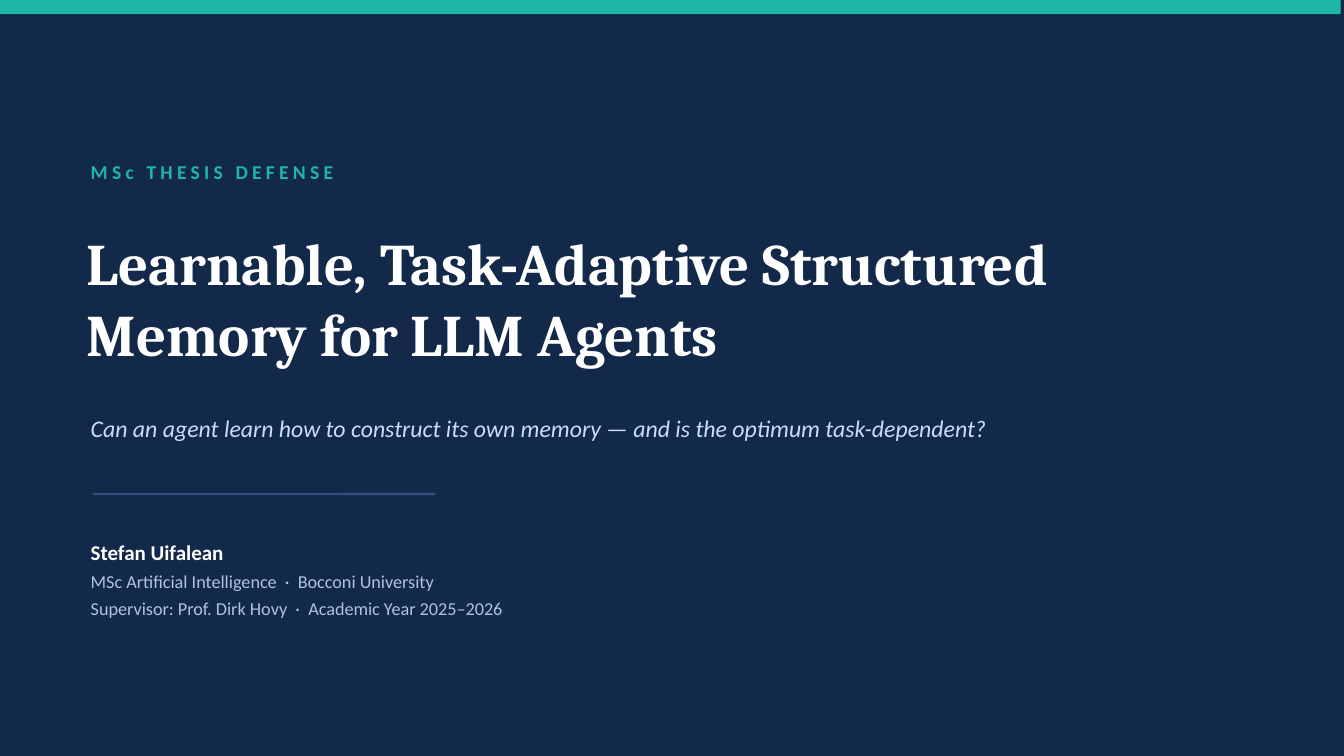
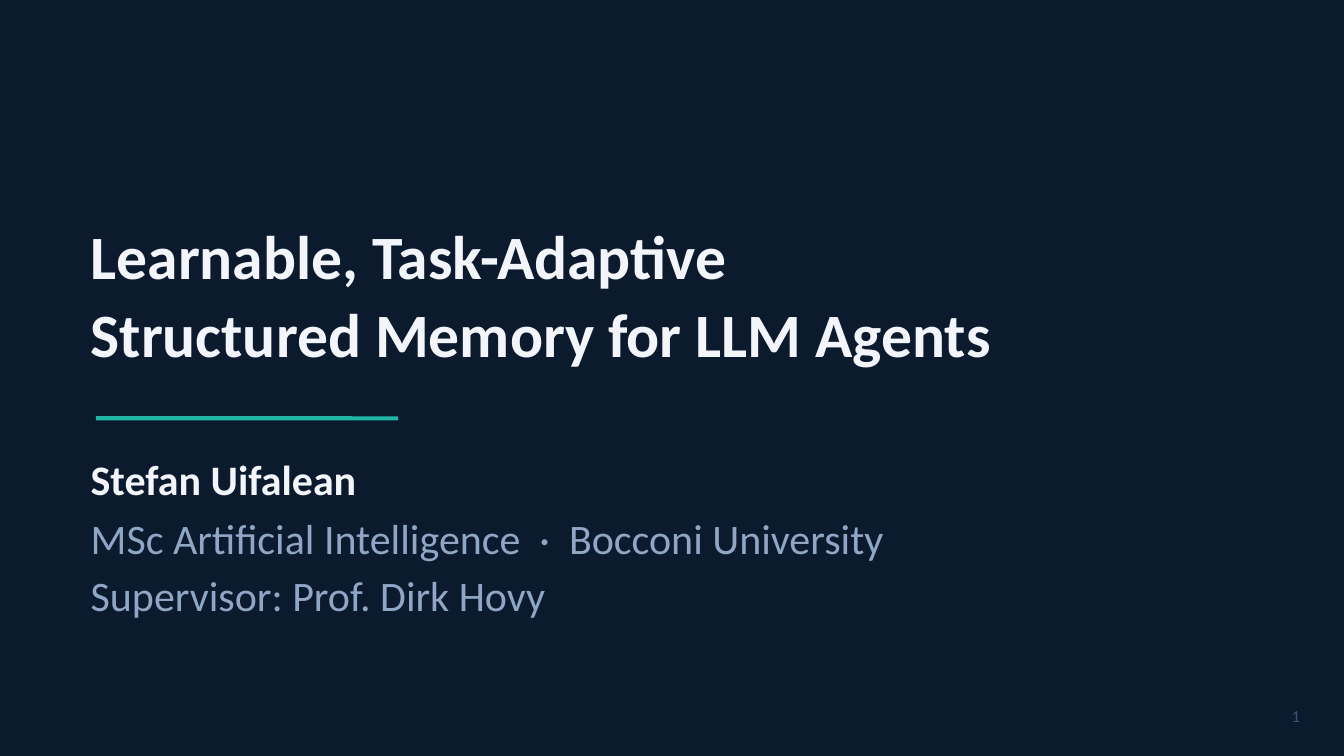
Before and after one commit to UifaleanStefan/MasterThesis, a slide deck: slide 1 of docs/defense_deck/Uifalean_Thesis_Defense.pptx. Drawn at 1344x756 pixels with LibreOffice and Linux fonts; fonts in the diff are those of the drawing. Boxes give left, top, right and bottom in pixels: in the first picture for what was removed or moved away, otherwise in the second. Text is boxed around its words. In the diff, an @@ line names an element or a change of style, - is before the commit and + after.

```diff
--- a/docs/defense_deck/Uifalean_Thesis_Defense.pptx
+++ b/docs/defense_deck/Uifalean_Thesis_Defense.pptx
@@ background #12294A to #0C1A2E @@
@@ rectangle removed at (0,0,1341,14) @@
@@ text removed at (91,166,334,179) @@
-MSc THESIS DEFENSE
@@ text at (91,235,990,368): text changed; size 42 to 44 pt; font Cambria to Calibri; text colour #FFFFFF to #F2F6FB @@
-Learnable, Task-Adaptive Structured
-Memory for LLM Agents
+Learnable, Task-Adaptive
+Structured Memory for LLM Agents
@@ line moved from (93, 494) - (436, 494) to (96, 418) - (398, 418) @@
@@ line (96, 418) - (398, 418): stroke #35507A 1.5 pt to #1FB6A6 3 pt @@
@@ text removed at (91,420,986,441) @@
-Can an agent learn how to construct its own memory — and is the optimum task-dependent?
@@ text added at (91,465,357,496), 30 pt, text #F2F6FB, bold @@
+Stefan Uifalean
@@ text "MSc Artificial Intelligence · Bocconi ...": place and size @@
-text "MSc Artificial Intelligence · Bocconi ..." at (91,545,503,618)
+text "MSc Artificial Intelligence · Bocconi ..." at (91,525,883,561)
@@ text "MSc Artificial Intelligence · Bocconi ..." at (91,525,883,561): size 13 to 30 pt, text colour #AFC3E0 to #8FA6C4; less space between paragraphs @@
@@ text at (91,545,224,560): paragraph removed @@
-Stefan Uifalean
@@ text added at (91,582,545,618), 30 pt, text #8FA6C4 @@
+Supervisor: Prof. Dirk Hovy
@@ text at (91,602,503,618): paragraph removed @@
-Supervisor: Prof. Dirk Hovy · Academic Year 2025–2026
@@ text added at (1292,711,1300,722), 12 pt, text #3B547A @@
+1
```
Also in this commit, not shown: 2 other slides changed, 8 slides added, 10 slides removed, 1 other file.
